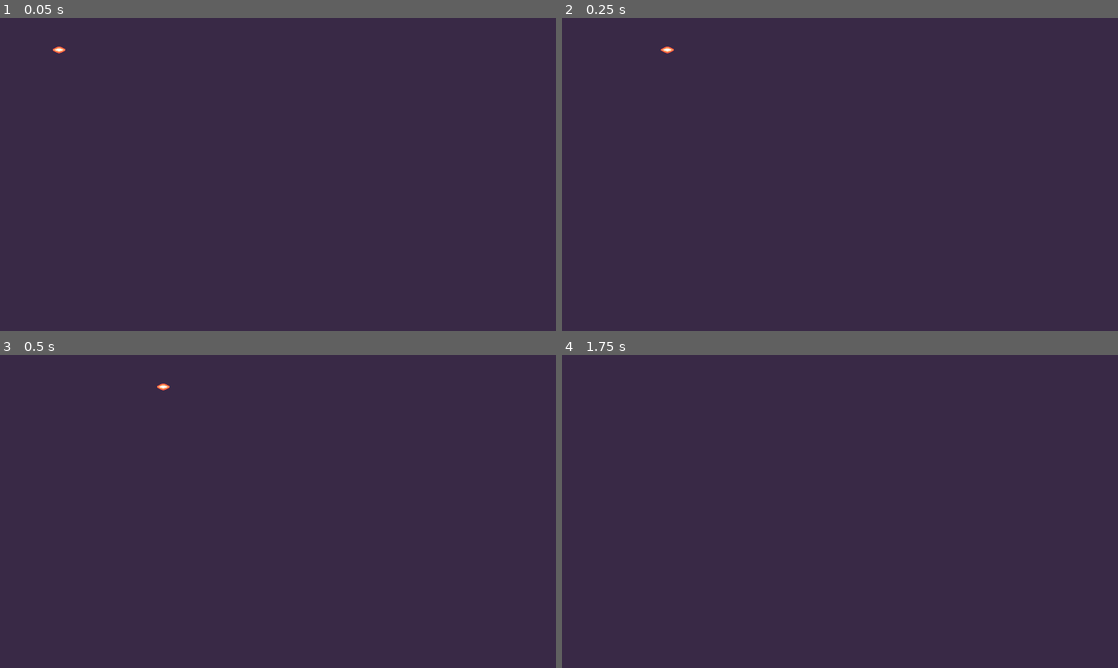
Above: before the commit, frames 1-4 (two rows, left to right).
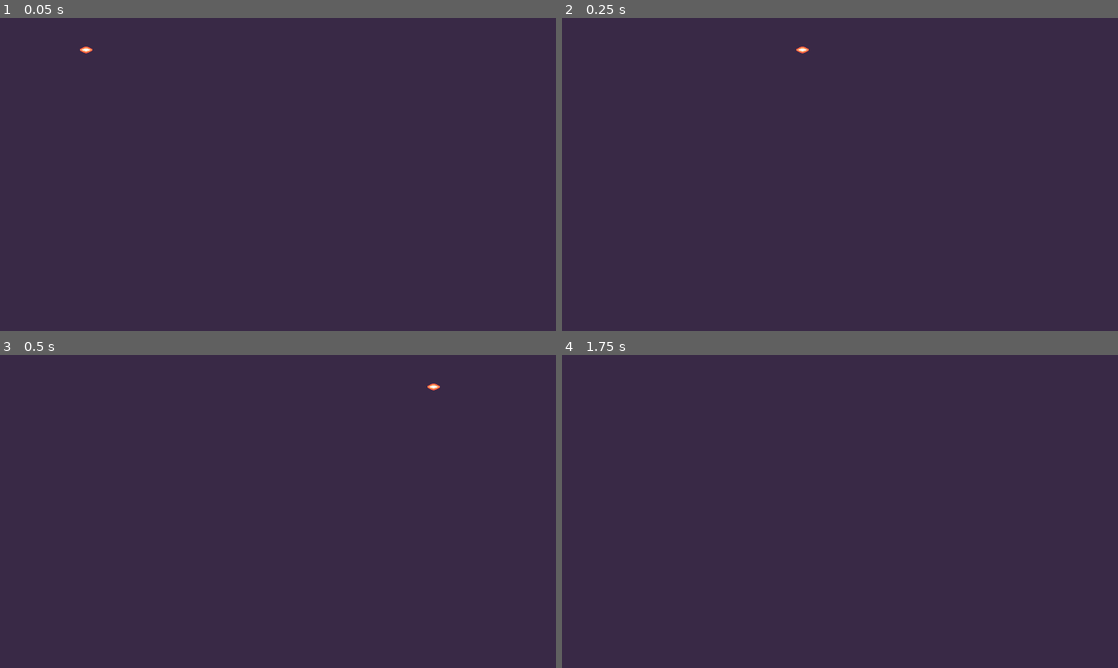
Above: after the commit, the same moments.

Repository: GlutenFreeGrass/Path-Of-Sorcerers
Game: Godot game, scene res://bullet.tscn
The game is run twice, just before and just after one commit, with the same random seed, the same clock (stepped at 60 frames per second) and the same inputs. Before the commit the project has no main scene; this scene is started directly in both runs.
Inputs (mouse positions are in pixels of both pictures, inside the frame that each line leads up to):
- Up to frame 1 (0.05 s): no input
- Up to frame 2 (0.25 s): no input
- Up to frame 3 (0.5 s): no input
- Up to frame 4 (1.75 s): tap Enter at 0.5 s; move the mouse to (962, 495) at 0.52 s; press the mouse at (962, 495) at 0.53 s; hold D (move_right) 0.53-1.28 s; tap Space at 0.77, 1.25, 1.52 s; move the mouse to (728, 527) at 1.27 s; release the mouse at (728, 527) at 1.28 s; hold S (move_down) from 1.28 s (still down); click (728, 527) at 1.35 s

The runs differ from the first frame. In frame 1, less than 0.1% of the frame differs, in the area x 9-17%, y 9-12%; in frame 2, less than 0.1%, in the area x 17-45%, y 9-12%; in frame 3, less than 0.1%; in frame 4, nothing differs.

Commit message:
Bullets Shoot

Diff:
--- a/M10.twin_stick_workbook/bullet.gd
+++ b/M10.twin_stick_workbook/bullet.gd
@@ -1,9 +1,12 @@
 extends Area2D
 
-@export var speed = 800
+@export var speed = 400
+#@export_range(0.0, 360.0, 1.0, "radians_as_degrees") var random_angle := PI / 12.0
+#@export_range(100.0, 2000.0, 1.0) var max_range := 500.0
+#@export_range(100.0, 3000.0, 1.0) var max_bullet_speed := 1500.0
 
-var max_range := 1000
-var traveled_distance =0.0
+var max_range := 500.0
+var traveled_distance = 0.0
 
 
 # Called when the node enters the scene tree for the first time.
@@ -15,11 +18,12 @@
 func _process(delta: float) -> void:
 	var distances = speed * delta
 	var rotated = Vector2.RIGHT.rotated(rotation) * distances
-	position += rotated
+	position += rotated * speed * delta
 
 	traveled_distance += distances
 	if traveled_distance > max_range:
 		delete()
 
+
 func delete():
 	queue_free()
--- a/M10.twin_stick_workbook/project.godot
+++ b/M10.twin_stick_workbook/project.godot
@@ -12,6 +12,7 @@
 
 config/name="M10. Path of Sorcerers: 2D Fundamentals (Workbook)"
 config/tags=PackedStringArray("workbook")
+run/main_scene="res://game_test.tscn"
 config/features=PackedStringArray("4.3")
 config/icon="res://icon.png"
 
@@ -91,6 +92,11 @@
 "events": [Object(InputEventKey,"resource_local_to_scene":false,"resource_name":"","device":-1,"window_id":0,"alt_press …(192 unchanged characters)…
 ]
 }
+Shoot={
+"deadzone": 0.5,
+"events": [Object(InputEventMouseButton,"resource_local_to_scene":false,"resource_name":"","device":-1,"window_id":0,"alt_pressed":false,"shift_pressed":false,"ctrl_pressed":false,"meta_pressed":false,"button_mask":0,"position":Vector2(0, 0),"global_position":Vector2(0, 0),"factor":1.0,"button_index":1,"canceled":false,"pressed":false,"double_click":false,"script":null)
+]
+}
 
 [layer_names]
 
--- /dev/null
+++ b/M10.twin_stick_workbook/weapon.gd
@@ -0,0 +1,25 @@
+extends Node2D
+@export var bullet_scene: PackedScene = preload("res://bullet.tscn")
+@export_range(0.0, 360.0, 1.0, "radians_as_degrees") var random_angle := PI / 12.0
+@export_range(100.0, 2000.0, 1.0) var max_range := 500.0
+@export_range(100.0, 3000.0, 1.0) var bullet_speed := 1500.0
+
+
+func _ready() -> void:
+	pass
+
+
+# Called every frame. 'delta' is the elapsed time since the previous frame.
+func _process(delta: float) -> void:
+	if Input.is_action_pressed("Shoot"):
+		shoot()
+
+
+func shoot() -> void:
+	var bullets: Node = bullet_scene.instantiate()
+	get_tree().current_scene.add_child(bullets)
+	bullets.global_position = global_position
+	bullets.global_rotation = global_rotation
+	bullets.max_range = max_range
+	bullets.speed = bullet_speed
+	bullets.rotation += randf_range(-random_angle / 1.0, random_angle / 1.0)
--- /dev/null
+++ b/M10.twin_stick_workbook/weapon.tscn
@@ -0,0 +1,6 @@
+[gd_scene load_steps=2 format=3 uid="uid://2fd83lak2uph"]
+
+[ext_resource type="Script" path="res://weapon.gd" id="1_ix6b1"]
+
+[node name="Weapon" type="Node2D"]
+script = ExtResource("1_ix6b1")
Not shown: 1 places in M10.twin_stick_workbook/game_test.tscn that only renumber resources
Not shown: 1 places in M10.twin_stick_workbook/player.tscn that only renumber resources
